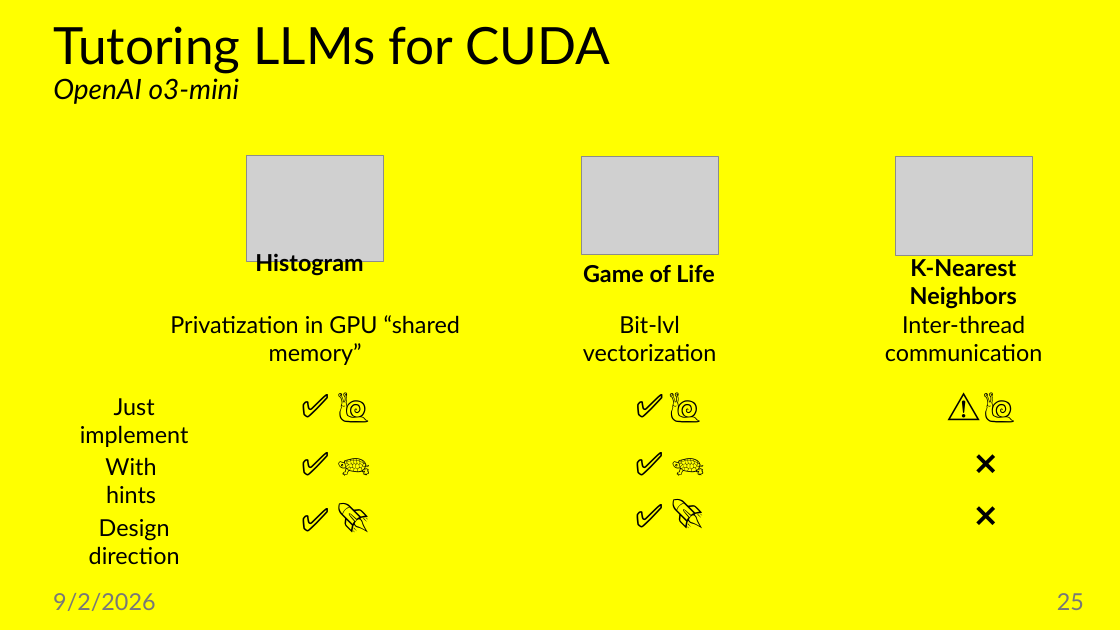
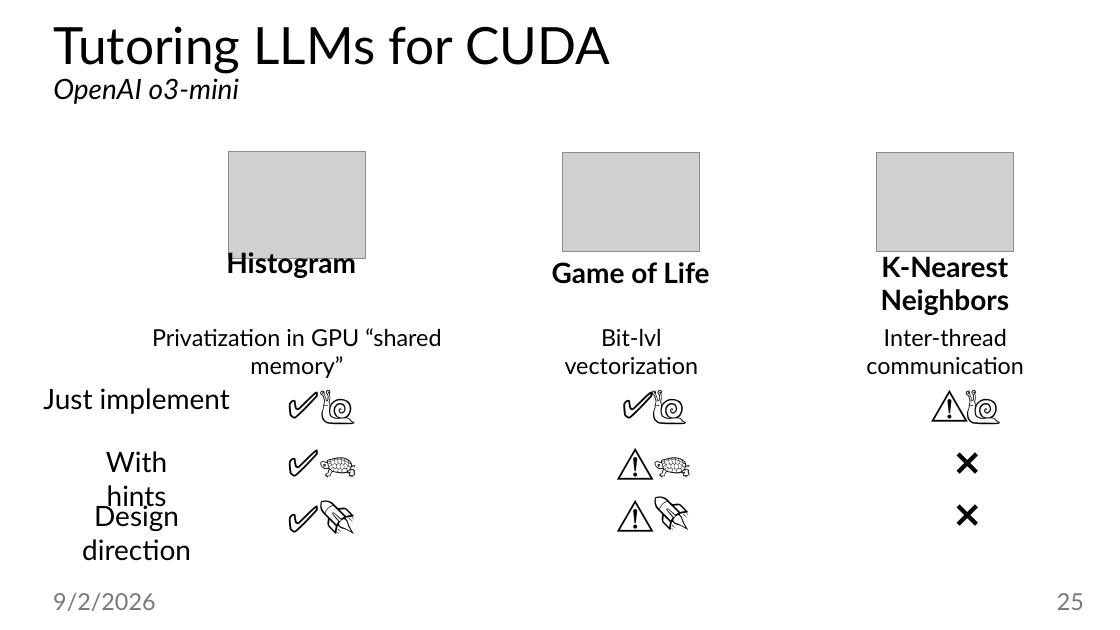
Before and after one commit to jiriklepl/phd-thesis, a slide deck: slide 25 of slides/Optimizing Memory Layouts and Traversal Orders in High-Performance Computing.pptx. Drawn at 1120x630 pixels with LibreOffice and Linux fonts; fonts in the diff are those of the drawing; grey boxes stand for pictures. Boxes give left, top, right and bottom in pixels: in the first picture for what was removed or moved away, otherwise in the second. Text is boxed around its words. In the diff, an @@ line names an element or a change of style, - is before the commit and + after.

```diff
--- a/slides/Optimizing Memory Layouts and Traversal Orders in High-Performance Computing.pptx
+++ b/slides/Optimizing Memory Layouts and Traversal Orders in High-Performance Computing.pptx
@@ background #FFFF00 to #FFFFFF @@
@@ 3 pictures: place and size @@
-3 pictures at (247, 155, 1033, 262)
+3 pictures at (229, 151, 1014, 258)
@@ text "Histogram": place and size @@
-text "Histogram" at (255, 251, 363, 277)
+text "Histogram" at (226, 248, 356, 278)
@@ text "Game of Life": place and size @@
-text "Game of Life" at (583, 264, 715, 282)
+text "Game of Life" at (552, 262, 709, 284)
@@ text "K-Nearest Neighbors": place and size @@
-text "K-Nearest Neighbors" at (910, 255, 1017, 309)
+text "K-Nearest Neighbors" at (881, 256, 1009, 315)
@@ 3 texts: place and size @@
-3 texts at (170, 315, 1043, 365)
+3 texts at (152, 328, 1024, 378)
@@ text "Just implement": place and size @@
-text "Just implement" at (80, 398, 189, 447)
+text "Just implement" at (43, 388, 230, 414)
@@ text "✅": place and size @@
-text "✅" at (284, 381, 346, 429)
+text "✅" at (260, 377, 329, 431)
@@ text "🐌": place and size @@
-text "🐌" at (329, 381, 392, 429)
+text "🐌" at (311, 377, 380, 431)
@@ size 28 to 32 pt; alignment centre to right in 5 elements at (260, 377, 329, 431), (908, 377, 977, 431), (260, 435, 329, 489), (260, 492, 329, 545), (594, 377, 663, 431) @@
@@ text "✅": place and size @@
-text "✅" at (618, 381, 681, 429)
+text "✅" at (594, 377, 663, 431)
@@ text "🐌": place and size @@
-text "🐌" at (660, 381, 723, 429)
+text "🐌" at (642, 377, 711, 431)
@@ text "⚠️": place and size @@
-text "⚠️" at (933, 381, 995, 429)
+text "⚠️" at (908, 377, 977, 431)
@@ text "🐌": place and size @@
-text "🐌" at (975, 381, 1037, 429)
+text "🐌" at (956, 377, 1025, 431)
@@ text "✅": place and size @@
-text "✅" at (284, 439, 346, 486)
+text "✅" at (260, 435, 329, 489)
@@ text "🐢": place and size @@
-text "🐢" at (329, 435, 392, 483)
+text "🐢" at (311, 431, 380, 485)
@@ text at (593, 435, 662, 489): text changed; size 28 to 32 pt @@
-✅
+⚠️
@@ text "🐢": place and size @@
-text "🐢" at (664, 435, 726, 483)
+text "🐢" at (645, 431, 714, 485)
@@ size 28 to 32 pt in 9 elements at (311, 377, 380, 431), (956, 377, 1025, 431), (311, 487, 380, 541), (645, 484, 714, 538), (642, 377, 711, 431), (311, 431, 380, 485), (645, 431, 714, 485), (933, 487, 1002, 541), (933, 434, 1002, 488) @@
@@ text "❌": place and size @@
-text "❌" at (955, 439, 1017, 486)
+text "❌" at (933, 434, 1002, 488)
@@ size 20 to 24 pt in 6 elements at (106, 451, 167, 511), (226, 248, 356, 278), (43, 388, 230, 414), (552, 262, 709, 284), (881, 256, 1009, 315), (82, 502, 191, 561) @@
@@ text "Design direction": place and size @@
-text "Design direction" at (89, 519, 180, 564)
+text "Design direction" at (82, 502, 191, 561)
@@ text "✅": place and size @@
-text "✅" at (284, 495, 346, 543)
+text "✅" at (260, 492, 329, 545)
@@ text "🚀": place and size @@
-text "🚀" at (329, 491, 392, 539)
+text "🚀" at (311, 487, 380, 541)
@@ text at (593, 487, 662, 541): text changed; size 28 to 32 pt @@
-✅
+⚠️
@@ text "🚀": place and size @@
-text "🚀" at (664, 487, 726, 535)
+text "🚀" at (645, 484, 714, 538)
@@ text "❌": place and size @@
-text "❌" at (955, 491, 1017, 539)
+text "❌" at (933, 487, 1002, 541)
```
Also in this commit, not shown: 16 other slides changed.
